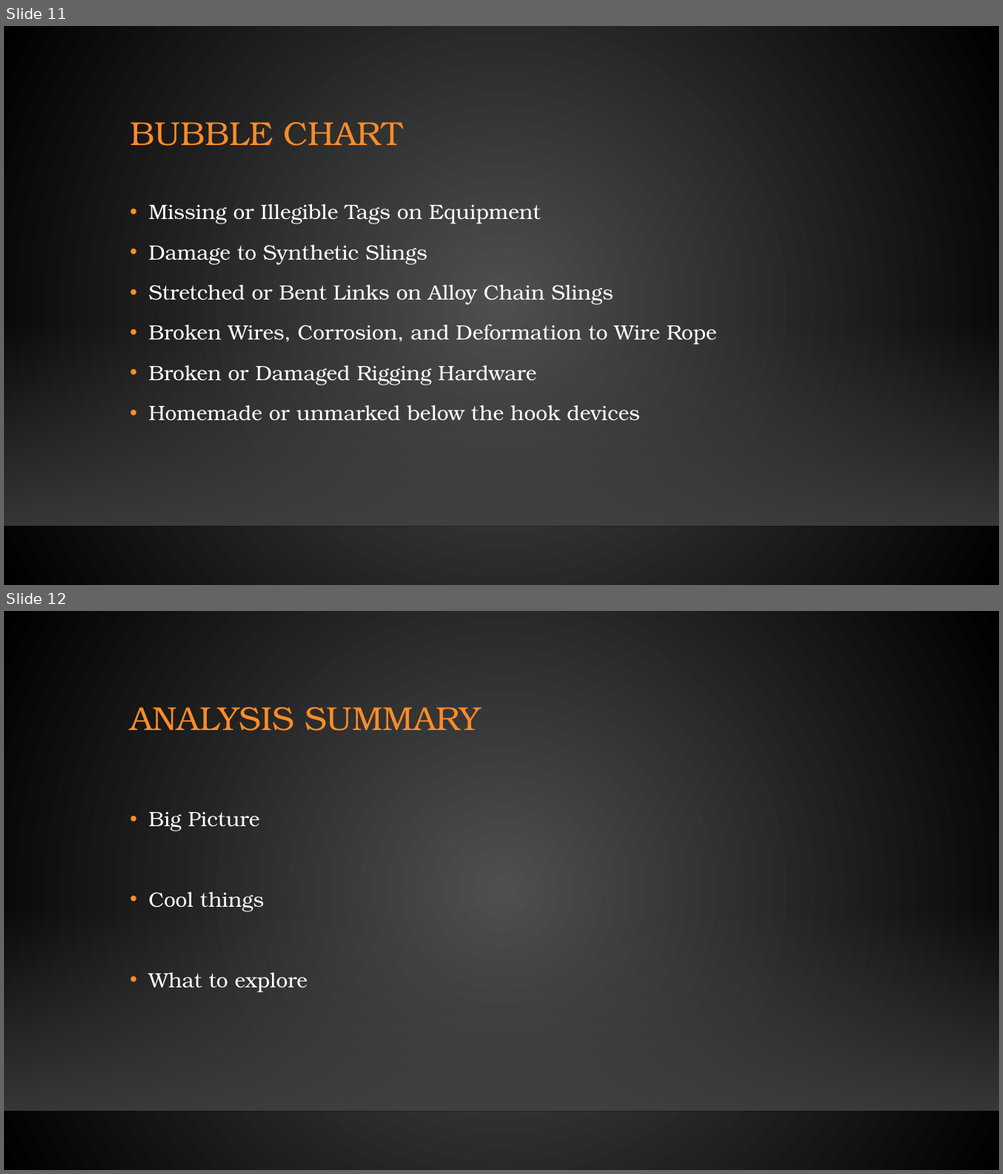
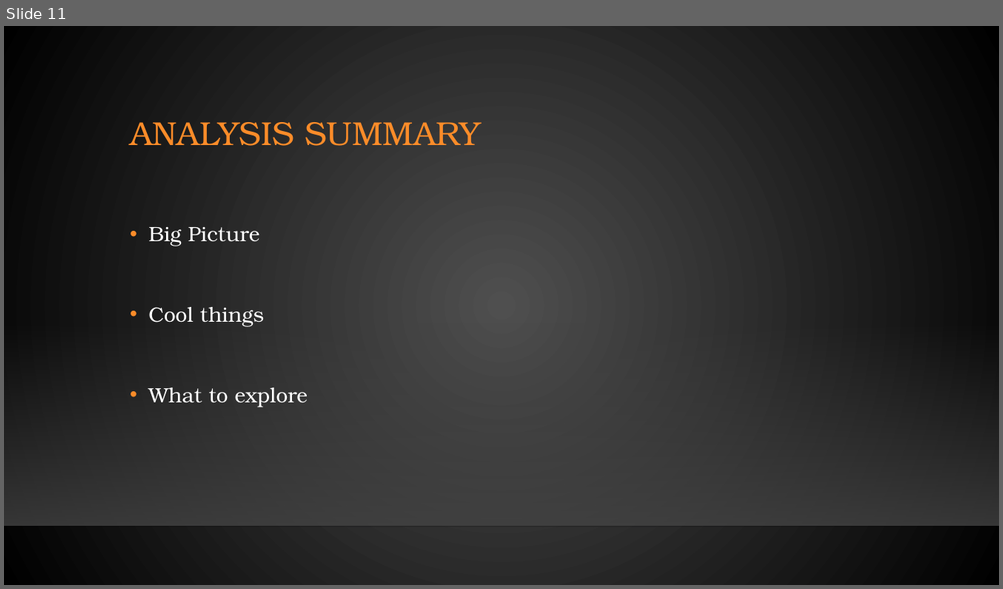
Before and after one commit to jobongie/group10_project2, a slide deck: Project_2_Group_10.pptx. Shown one above the other, each under a label of ours: slides 11 and 12 before the commit, slide 11 after it. The pictures are 1003x1174 and 1003x589 pixels, drawn with LibreOffice and Linux fonts; fonts in the diff are those of the drawing; background and template pictures are left out. Boxes give left, top, right and bottom in pixels: in the first picture for what was removed or moved away, otherwise in the second. Text is boxed around its words. In the diff, an @@ line names an element or a change of style, - is before the commit and + after.

Commit message:
presentation

```diff
--- a/Project_2_Group_10.pptx
+++ b/Project_2_Group_10.pptx
@@ slide 11 removed at [4,26,999,585], background gradient #505050 to #000000; not listed: 2 template elements that a slide beside it also shows @@
@@ title removed at [130,122,402,146] @@
-BUBBLE CHART
@@ text removed at [148,204,717,421] @@
-• Missing or Illegible Tags on Equipment
-• Damage to Synthetic Slings
-• Stretched or Bent Links on Alloy Chain Slings
-• Broken Wires, Corrosion, and Deformation to Wire Rope
-• Broken or Damaged Rigging Hardware
-• Homemade or unmarked below the hook devices
@@ what was slide 12 is now slide 11 @@
```
